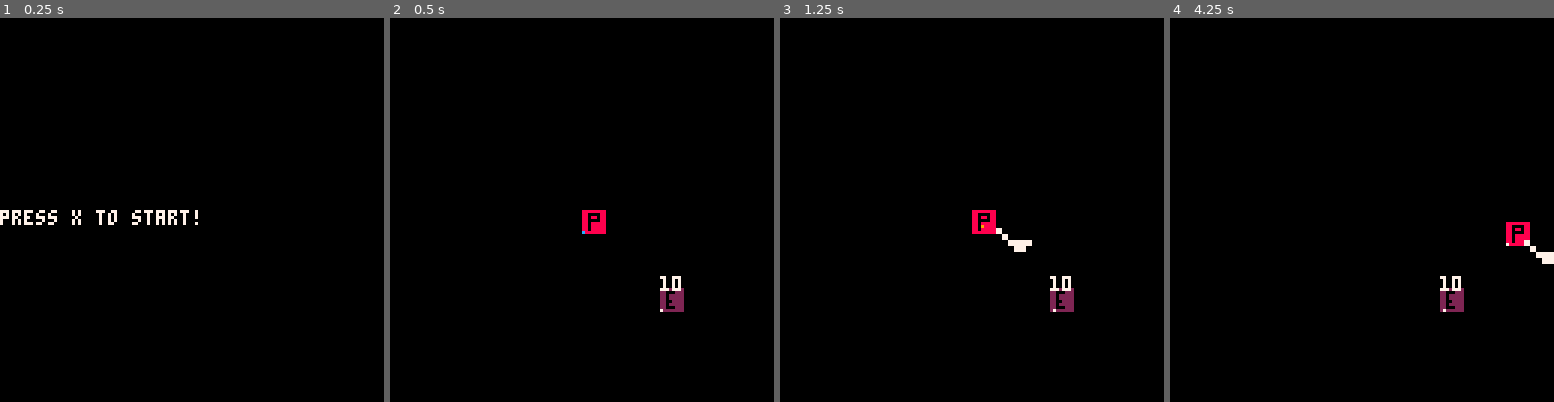
Above: before the commit, frames 1-4 (left to right).
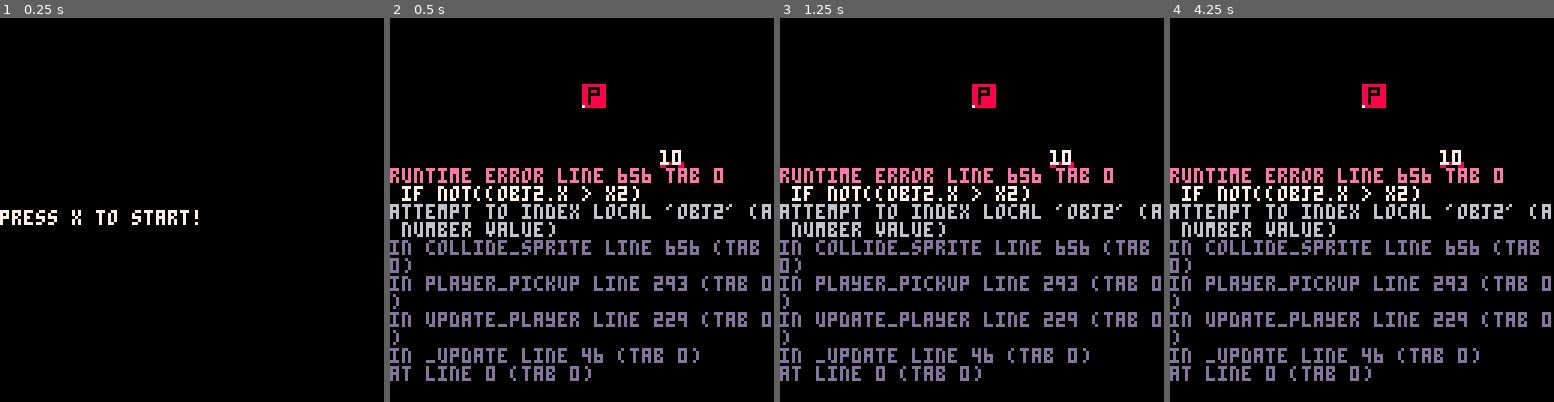
Above: after the commit, the same moments.

Repository: FrederikHR/GDB
Game: PICO-8 cartridge NewGame/main.p8
Same seed, same stepped clock (60 frames per second), same inputs: the game is played once before the commit and once after it.
Inputs:
- Up to frame 1 (0.25 s): no input
- Up to frame 2 (0.5 s): tap X (X key) at 0.33 s
- Up to frame 3 (1.25 s): tap O (Z key) at 0.7 s; tap X (X key) at 1.07 s
- Up to frame 4 (4.25 s): hold Right 1.6-2.1 s; tap O (Z key) every 0.4 s from 1.7 to 4.1 s; tap X (X key) at 1.85, 2.97, 4.08 s; hold Up 2.15-2.42 s; hold Right 2.47-3.03 s; hold Left 3.08-3.58 s; hold Down 3.63-3.97 s; hold Right from 4.02 s (still down)

Frame 1 is identical in both runs. In frame 2, 12% of the frame differs, in the area x 0-100%, y 17-95%; in frame 3, 12%; in frame 4, 12%.
Error after the commit: runtime error line 656 tab 0; if not((obj2.x > x2); attempt to index local 'obj2' (a number value)

Commit message:
working on it

Diff:
--- a/NewGame/scripts/entities/player.lua
+++ b/NewGame/scripts/entities/player.lua
@@ -50,12 +50,10 @@
         p.attack=false
     end
     move_player()
-    player_interact()
-    if not p.interact then
-        player_attack()
-        animate(p)
-        animate(atk)
-    end
+    player_pickup()
+    player_attack()
+    animate(p)
+    animate(atk)
 end
 
 function draw_player()
@@ -115,14 +113,10 @@
     p.y+=p.dy
 end
 
-function player_interact()
-    --NOT IN USE
-    -- if not already attacking
-    if p.aframe == 0 then
-        if collide_map(p,"center",0) and btn(❎) then
-            p.interact=true
-            inv_init()
-        end
+function player_pickup()
+    if collide_sprite(p,"center",0) then
+        p.interact=true
+        inv_init()
     end
 end
 
--- a/NewGame/scripts/scenes/inventory.lua
+++ b/NewGame/scripts/scenes/inventory.lua
@@ -10,24 +10,29 @@
 }
 
 inv_pos={0,0}
+inv_prompt_pos=0
+inv_prompt=false
 max_inv_sz=4
 
 function inv_init()
     camera(0,0)
     _update=inv_update
     _draw=inv_draw
-    --menuitem(2,"resume game",function() game_init() end)
+    menuitem(2,"resume game",function() game_init() end)
 end
 
 function inv_draw()
     cls()
-    --print("you are on the inventory screen!",0,64,7)
-    --print("press 🅾️ to go exit",0,74,7)
     draw_inv()
+    if (inv_prompt) draw_inv_prompt()
 end
 
 function inv_update()
-    move_inv()
+    if not inv_prompt then
+        move_inv()
+    else
+        move_inv_prompt()
+    end
 end
 
 function draw_inv()
@@ -46,6 +51,13 @@
 
     --draw currently highlighted weapon with stats
     draw_current_item()
+
+    print("❎ to select, 🅾️ to delete",0,112)
+    print("pause to return to game",6,120)
+end
+
+function draw_inv_prompt()
+    rectfill()
 end
 
 function move_inv()
@@ -60,8 +72,19 @@
     elseif btnp(❎) then
         print("asdasd")
     elseif btnp(🅾️) then
-        p.interact=false
-        game_init()
+        print("asfdasf")
+    end
+end
+
+function move_inv_prompt()
+    if btnp(⬅️) then
+        inv_prompt_pos = (inv_prompt_pos - 1) % 2
+    elseif btnp(➡️) then
+        inv_prompt_pos = (inv_prompt_pos + 1) % 2
+    elseif btnp(❎) then
+        print("asdasd")
+    elseif btnp(🅾️) then
+        print("asfdasf")
     end
 end
 
@@ -79,9 +102,9 @@
 end
 
 function draw_slots()
-    local area1={0,64}
+    local area1={0,65}
     local col1=12
-    local area2={41,64}
+    local area2={41,65}
     local col2=8
     print("slot 1",area1[1],area1[2],col1)
     print("sword",area1[1],area1[2]+8,col1)
@@ -95,7 +118,7 @@
 end
 
 function draw_current_item()
-    local area={82,64}
+    local area={82,65}
     local col=6
     print("current",area[1],area[2],col)
     print("mace",area[1],area[2]+8,col)
